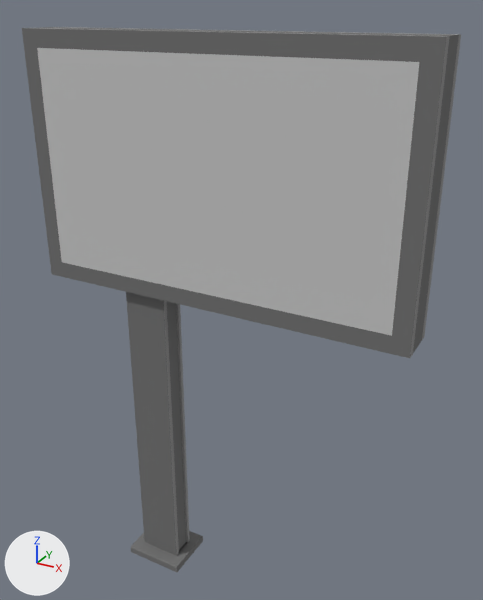
The Blender file VR Space Exploration Exhibit/Assets/Models/Props/billboard2.blend as it was, and as the next commit left it.
Before and after are seen from a camera (50 mm lens) standing at (1.09, -1.81, 2.16) and looking at (0.04, 0.1, 1.2). The axes (+X, +Y, +Z) are drawn at lower left. The lights are the same throughout.

Objects in the first picture: 'Frame', 'Screen'.
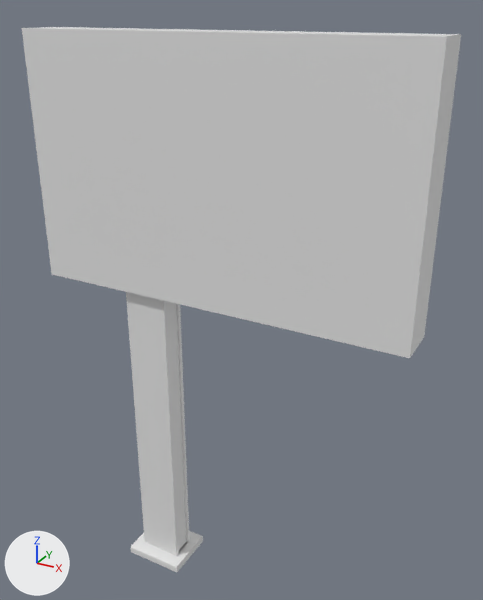
What the commit changed:
me_box002_001 has 8 vertices, 4 faces and spans x -63.0..63.0, y -8.0..7.8, z 128.4..203.2.
me_box002_001 no longer uses material mat_billboardmat1 (light grey #c9c9c9).
me_box002 has 179 vertices, 124 faces and spans x -69.0..69.0, y -10.0..10.0, z 0.0..209.0.
me_box002 is used by ob_frame; location (0.0, 0.0, 0.0); scale (0.01, 0.01, 0.01).
me_box002 part 1: all 88 faces that had it switch from mat_billboardmateri (grey #767676) to no material.
me_box002 part 2: all 36 faces that had it switch from mat_billboardmat2 (grey #959595) to no material.

Changed parts and their boxes (x1, y1, x2, y2) in the pictures (483 x 600 px):
'Screen', recoloured: (37, 48, 419, 336) in both
part 1 of me_box002, recoloured: (22, 27, 459, 572) in both
part 2 of me_box002, recoloured: (39, 27, 461, 555) in both
